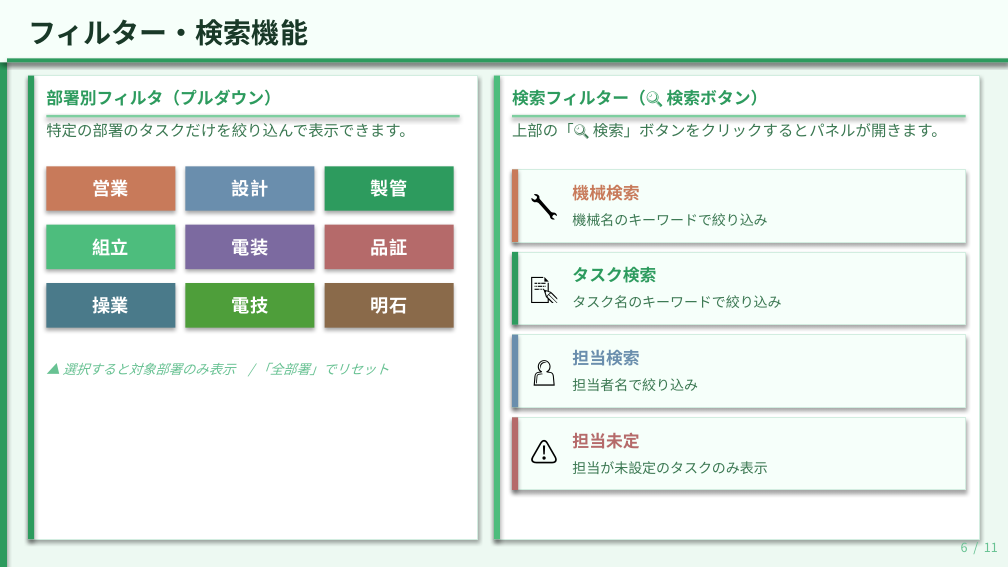
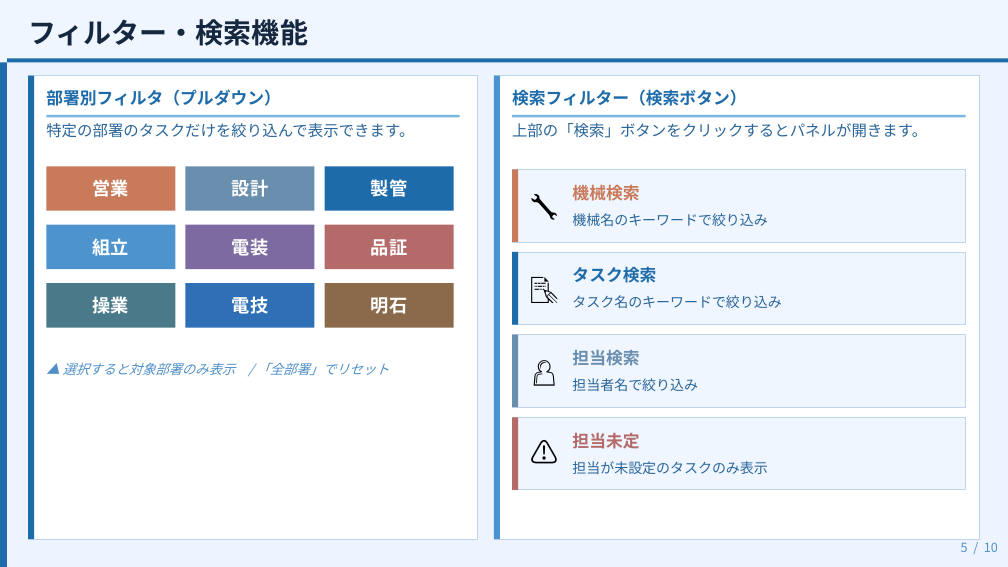
Before and after one commit to kemcokurosaki-oss/gantt-chart, a slide deck: slide 5 of 全体工程表_使い方ガイド（閲覧者向け）_new.pptx (slide 6 before the commit). Drawn at 1008x567 pixels with LibreOffice and Linux fonts; fonts in the diff are those of the drawing. Boxes give left, top, right and bottom in pixels: in the first picture for what was removed or moved away, otherwise in the second. Text is boxed around its words. In the diff, an @@ line names an element or a change of style, - is before the commit and + after.

```diff
--- a/全体工程表_使い方ガイド（閲覧者向け）_new.pptx
+++ b/全体工程表_使い方ガイド（閲覧者向け）_new.pptx
@@ background #EDF9F2 to #EEF4FF @@
@@ rectangle at box(0, 0, 1008, 62): fill #F6FFFA to #F0F6FF; shadow off @@
@@ text "フィルター・検索機能" at box(28, 19, 308, 46): text colour #193928 to #162840 @@
@@ rectangle at box(28, 76, 478, 539): outline #D2EDE0 0.5 pt to #BDD5EE 0.5 pt; shadow off @@
@@ text "部署別フィルタ（プルダウン）" at box(46, 89, 281, 106): text colour #2D9B5E to #1E6BAA @@
@@ rectangle at box(494, 76, 980, 539): outline #D2EDE0 0.5 pt to #BDD5EE 0.5 pt; shadow off @@
@@ rectangle at box(494, 76, 500, 539): fill #4DBD7D to #4D94CF; shadow off @@
@@ text at box(512, 89, 747, 106): text changed; text colour #2D9B5E to #1E6BAA @@
-検索フィルター（🔍 検索ボタン）
+検索フィルター（検索ボタン）
@@ rectangle at box(46, 115, 460, 118): fill #7ECFA0 to #7AB8E0; shadow off @@
@@ rectangle at box(512, 115, 966, 118): fill #7ECFA0 to #7AB8E0; shadow off @@
@@ text at box(512, 123, 927, 138): text changed; text colour #3B7852 to #2A659A @@
-上部の「🔍 検索」ボタンをクリックするとパネルが開きます。
+上部の「検索」ボタンをクリックするとパネルが開きます。
@@ rectangle at box(46, 225, 175, 269): fill #4DBD7D to #4D94CF; shadow off @@
@@ fill #2D9B5E to #1E6BAA; shadow off in 5 elements at box(0, 0, 7, 566), box(7, 58, 1008, 62), box(28, 76, 34, 539), box(325, 166, 454, 211), box(512, 252, 518, 325) @@
@@ text "タスク検索" at box(572, 266, 656, 283): text colour #2D9B5E to #1E6BAA @@
@@ rectangle at box(185, 283, 314, 328): fill #4E9E3A to #2E6FB5; shadow off @@
@@ text "▲ 選択すると対象部署のみ表示 / 「全部署」でリセット" at box(63, 362, 390, 375): text colour #68C293 to #5090C8 @@
@@ shadow off in 9 elements at box(46, 166, 175, 211), box(185, 166, 314, 211), box(185, 225, 314, 269), box(325, 225, 454, 269), box(46, 283, 175, 328), box(325, 283, 454, 328), box(512, 169, 518, 242), box(512, 335, 518, 407), box(512, 417, 518, 490) @@
@@ fill #F6FFFA to #F0F6FF; outline #D2EDE0 0.5 pt to #BDD5EE 0.5 pt; shadow off in 4 elements at box(512, 169, 966, 242), box(512, 252, 966, 325), box(512, 335, 966, 407), box(512, 417, 966, 490) @@
@@ text colour #3B7852 to #2A659A in 5 elements at box(46, 123, 414, 138), box(572, 213, 767, 226), box(572, 295, 781, 308), box(572, 378, 698, 391), box(572, 461, 767, 474) @@
@@ text at box(961, 539, 998, 552): text changed; text colour #68C293 to #5090C8 @@
-6 / 11
+5 / 10
```
Also in this commit, not shown: 9 other slides changed.
